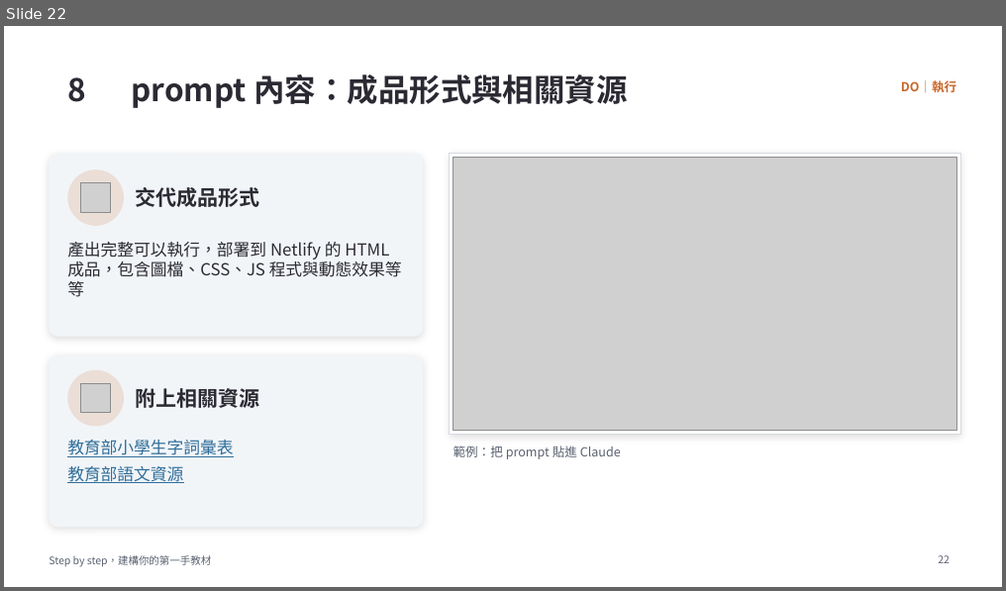
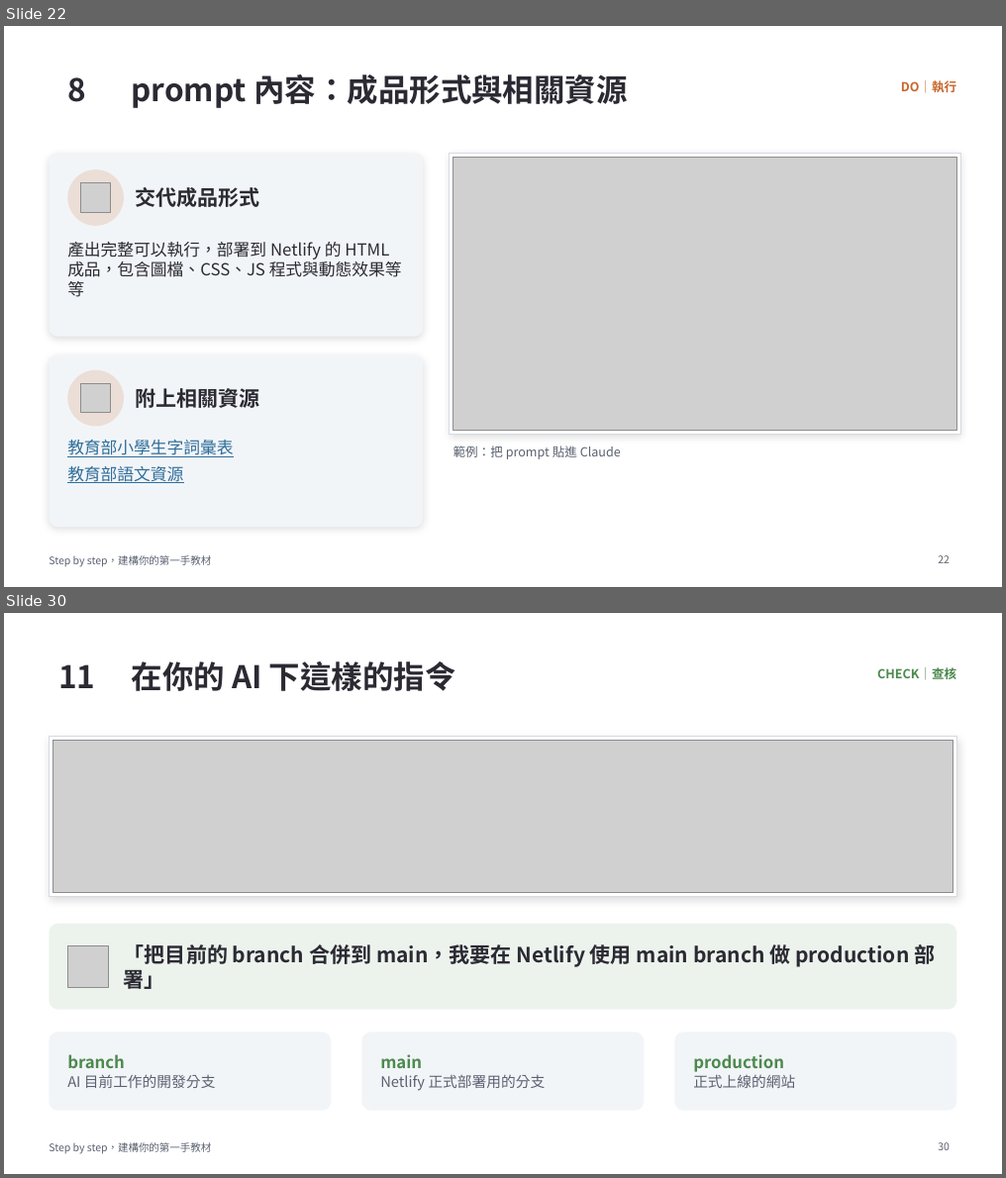
Before and after one commit to MattAtAIEra/NTTU2026-step-by-step, a slide deck: doc/Step-by-Step_建構你的第一手教材_PDCA.pptx. Shown one above the other, each under a label of ours: slide 22 before the commit, slides 22 and 30 after it; the slides between them are not shown. The pictures are 1006x591 and 1006x1178 pixels, drawn with LibreOffice and Linux fonts; fonts in the diff are those of the drawing; grey boxes stand for pictures; background and template pictures are left out. Boxes give left, top, right and bottom in pixels: in the first picture for what was removed or moved away, otherwise in the second. Text is boxed around its words. In the diff, an @@ line names an element or a change of style, - is before the commit and + after.

```diff
--- a/doc/Step-by-Step_建構你的第一手教材_PDCA.pptx
+++ b/doc/Step-by-Step_建構你的第一手教材_PDCA.pptx
@@ slide 30 added at <box>4,613,1002,1174</box>, background #FFFFFF; not listed: 1 template element that a slide beside it also shows @@
@@ text added at <box>58,664,95,688</box>, 30 pt, text #2B2A33, bold @@
+11
@@ title added at <box>132,662,456,691</box>, 30 pt, text #2B2A33, bold @@
+在你的 AI 下這樣的指令
@@ text added at <box>877,667,956,680</box>, 12 pt, text #4C8A4D, bold @@
+CHECK｜查核
@@ rectangle added at <box>49,737,957,897</box>, fill #FFFFFF, outline #D5DAE1 0.75 pt @@
@@ picture added at <box>53,741,953,893</box> @@
@@ rounded rectangle added at <box>49,924,957,1010</box>, fill #4C8A4D at 10% opacity @@
@@ picture added at <box>67,947,109,987</box> @@
@@ text added at <box>124,942,935,989</box>, 20 pt, text #2B2A33, bold @@
+「把目前的 branch 合併到 main，我要在 Netlify 使用 main branch 做 production 部署」
@@ rounded rectangle added at <box>49,1032,331,1111</box>, fill #F2F5F8 @@
@@ text added at <box>67,1055,216,1088</box>, 14 pt, text #5A6170 @@
+branch
+AI 目前工作的開發分支
@@ rounded rectangle added at <box>361,1032,645,1111</box>, fill #F2F5F8 @@
@@ text added at <box>380,1055,546,1091</box>, 14 pt, text #5A6170 @@
+main
+Netlify 正式部署用的分支
@@ rounded rectangle added at <box>675,1032,957,1111</box>, fill #F2F5F8 @@
@@ text added at <box>693,1055,795,1088</box>, 16 pt, text #4C8A4D, bold @@
+production
+正式上線的網站
@@ page number added at <box>938,1143,949,1151</box>, 10 pt, text #5A6170 @@
+30
```
Also in this commit, not shown: 8 slides changed, 7 other slides added, 2 slides removed.
